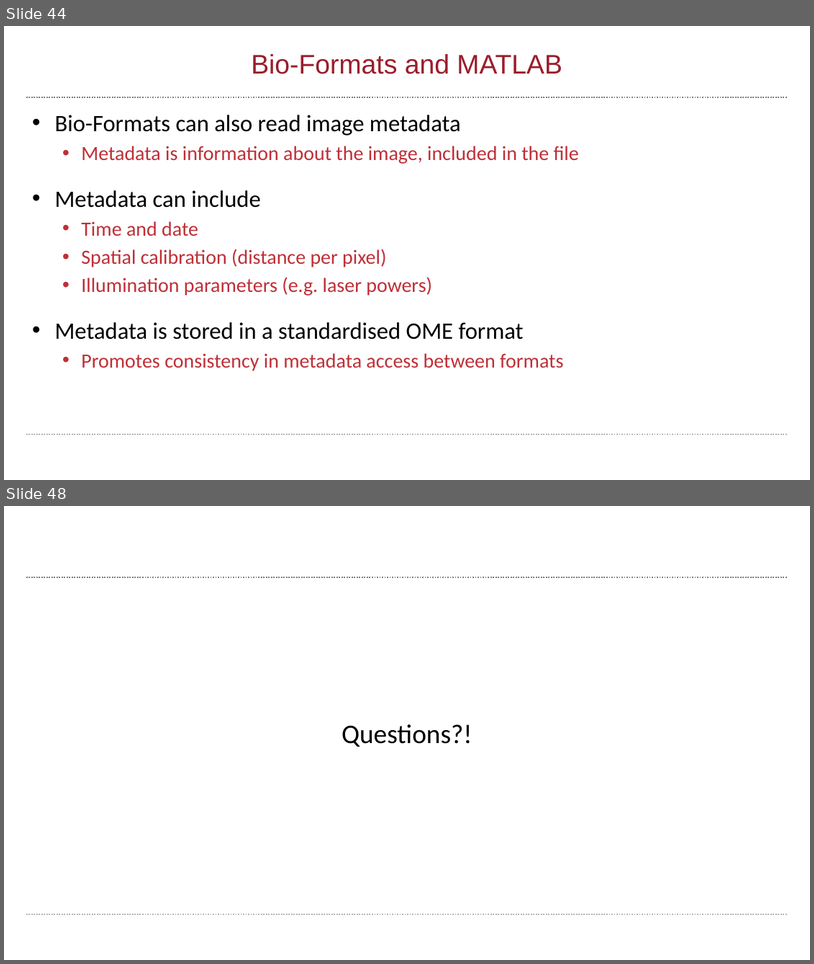
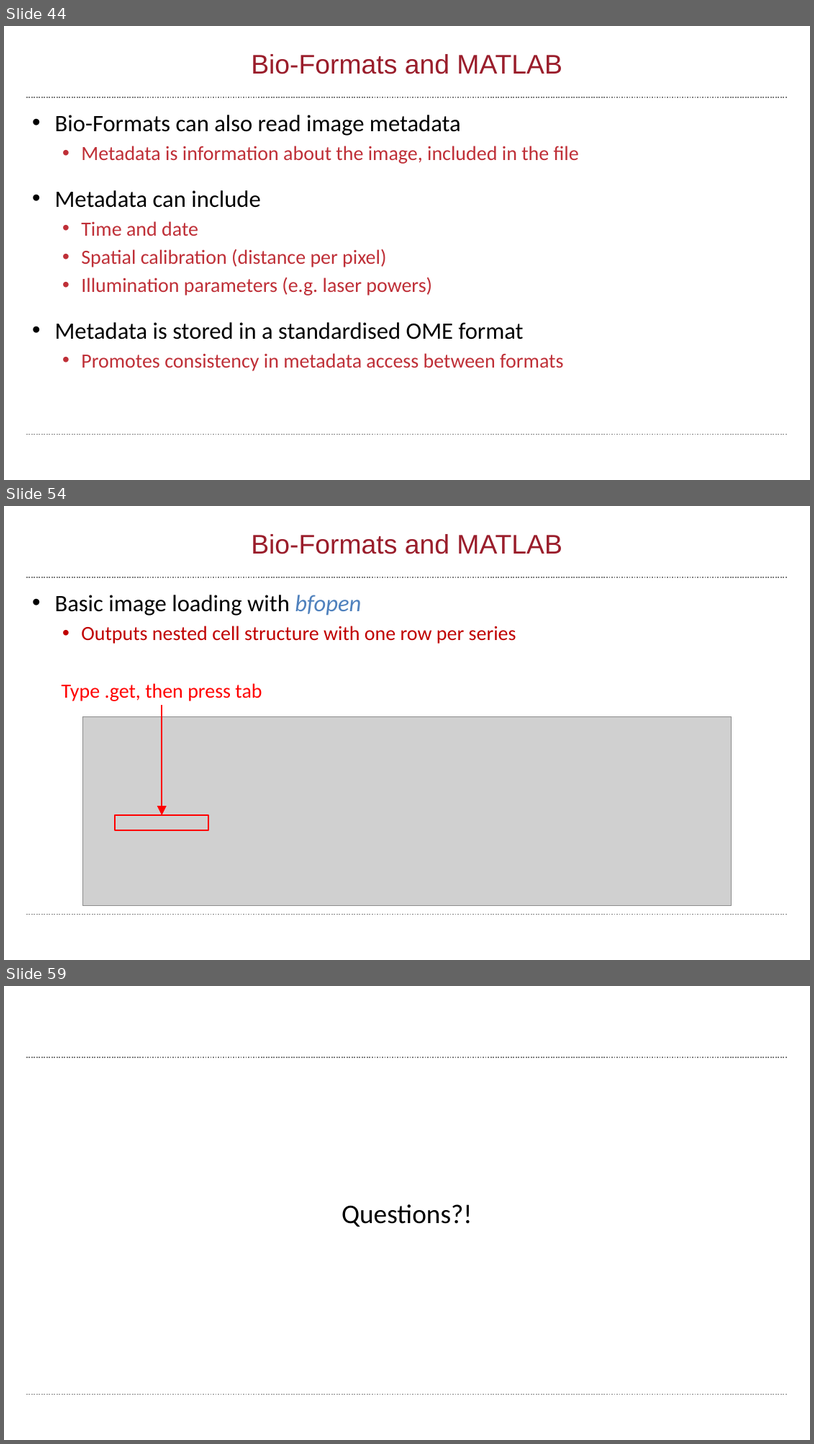
Before and after one commit to wbif-bristol/MATLAB-course, a slide deck: Session 3 - Advanced data structures/MATLAB Session 3.pptx. Shown one above the other, each under a label of ours: slides 44 and 48 before the commit, slides 44, 54 and 59 after it; the slides between them are not shown. The pictures are 814x964 and 814x1444 pixels, drawn with LibreOffice and Linux fonts; fonts in the diff are those of the drawing; grey boxes stand for pictures; background and template pictures are left out. Boxes give left, top, right and bottom in pixels: in the first picture for what was removed or moved away, otherwise in the second. Text is boxed around its words. In the diff, an @@ line names an element or a change of style, - is before the commit and + after.

Commit message:
Added more on Bio-Formats

```diff
--- a/Session 3 - Advanced data structures/MATLAB Session 3.pptx
+++ b/Session 3 - Advanced data structures/MATLAB Session 3.pptx
@@ slide 54 added at [4,506,810,960], background #FFFFFF; not listed: 2 template elements that a slide beside it also shows @@
@@ title added at [251,534,563,554], 32 pt, text #9A1D2B @@
+Bio-Formats and MATLAB
@@ text added at [55,595,517,644], 24 pt, text #C00000 @@
+• Basic image loading with bfopen
+  • Outputs nested cell structure with one row per series
@@ text added at [62,683,262,701], 24 pt, text #FF0000 @@
+Type .get, then press tab
@@ picture added at [82,716,732,906] @@
@@ arrow added from (162, 705) to (162, 815), #FF0000 2.25 pt @@
@@ rectangle added at [116,815,209,830], outline #FF0000 2 pt @@
@@ what was slide 48 is now slide 59 @@
```
Also in this commit, not shown: 1 slide changed, 12 other slides added, 2 slides removed, 7 other files.
